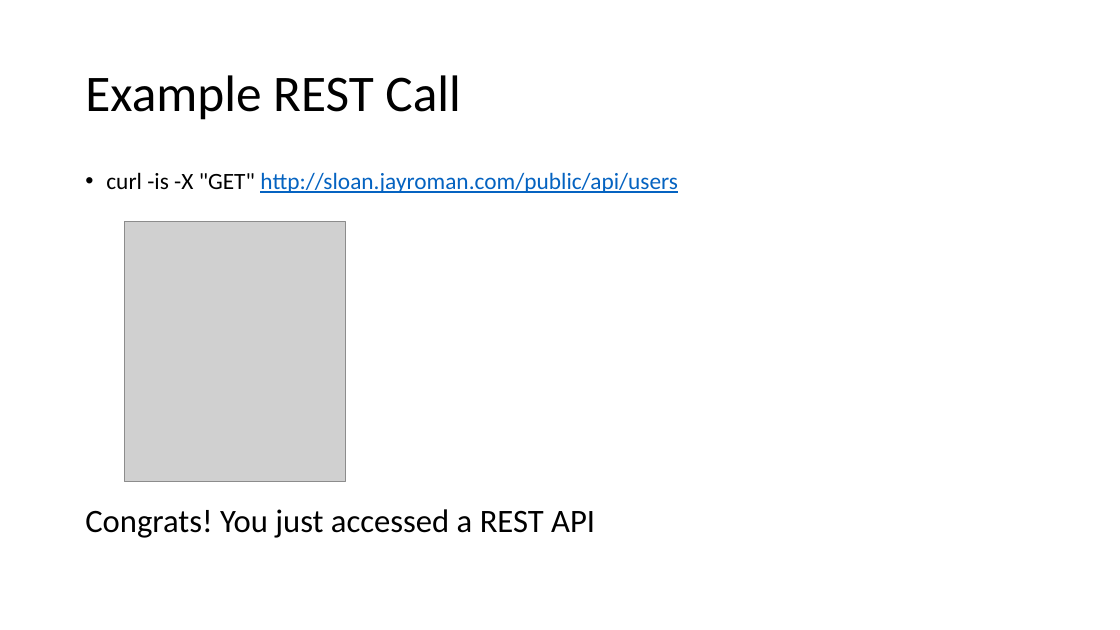
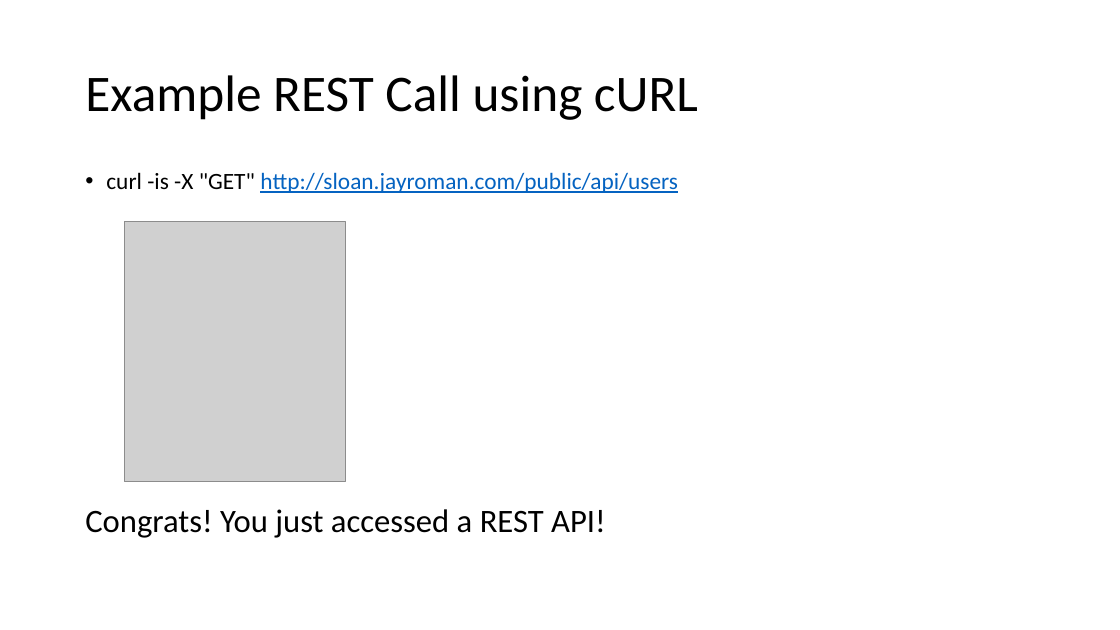
Before and after one commit to jasonroman/sloan-2018, a slide deck: slide 11 of presentation/rest-api-json-graphing.pptx (slide 10 before the commit). Drawn at 1120x630 pixels with LibreOffice and Linux fonts; fonts in the diff are those of the drawing; grey boxes stand for pictures. Boxes give left, top, right and bottom in pixels: in the first picture for what was removed or moved away, otherwise in the second. Text is boxed around its words. In the diff, an @@ line names an element or a change of style, - is before the commit and + after.

```diff
--- a/presentation/rest-api-json-graphing.pptx
+++ b/presentation/rest-api-json-graphing.pptx
@@ title at <box>85,75,698,120</box>: text changed @@
-Example REST Call
+Example REST Call using cURL
@@ text at <box>85,509,606,538</box>: text changed @@
-Congrats! You just accessed a REST API
+Congrats! You just accessed a REST API!
```
Also in this commit, not shown: 5 other slides changed, 1 slide added, 15 other files.
